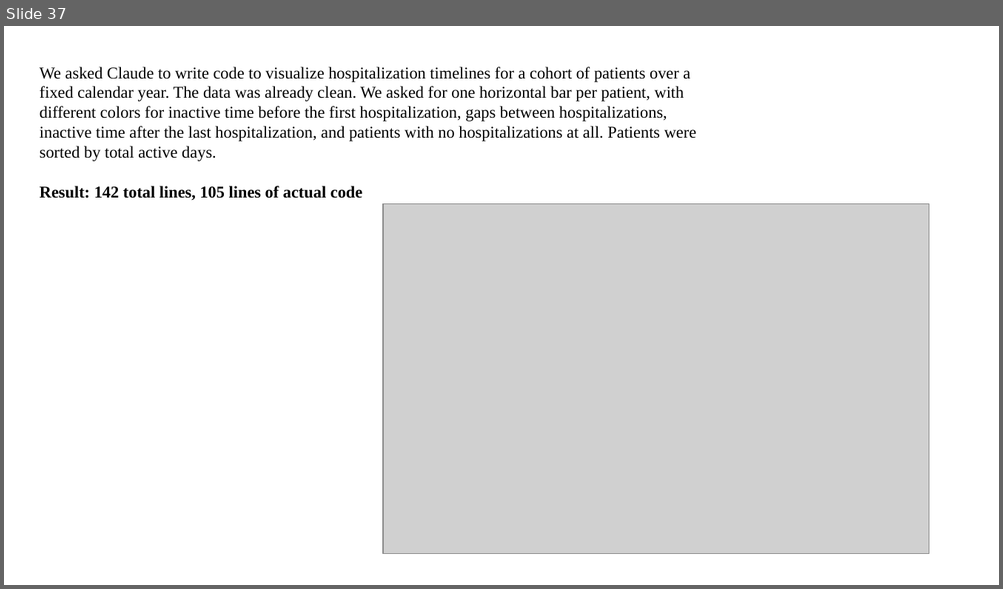
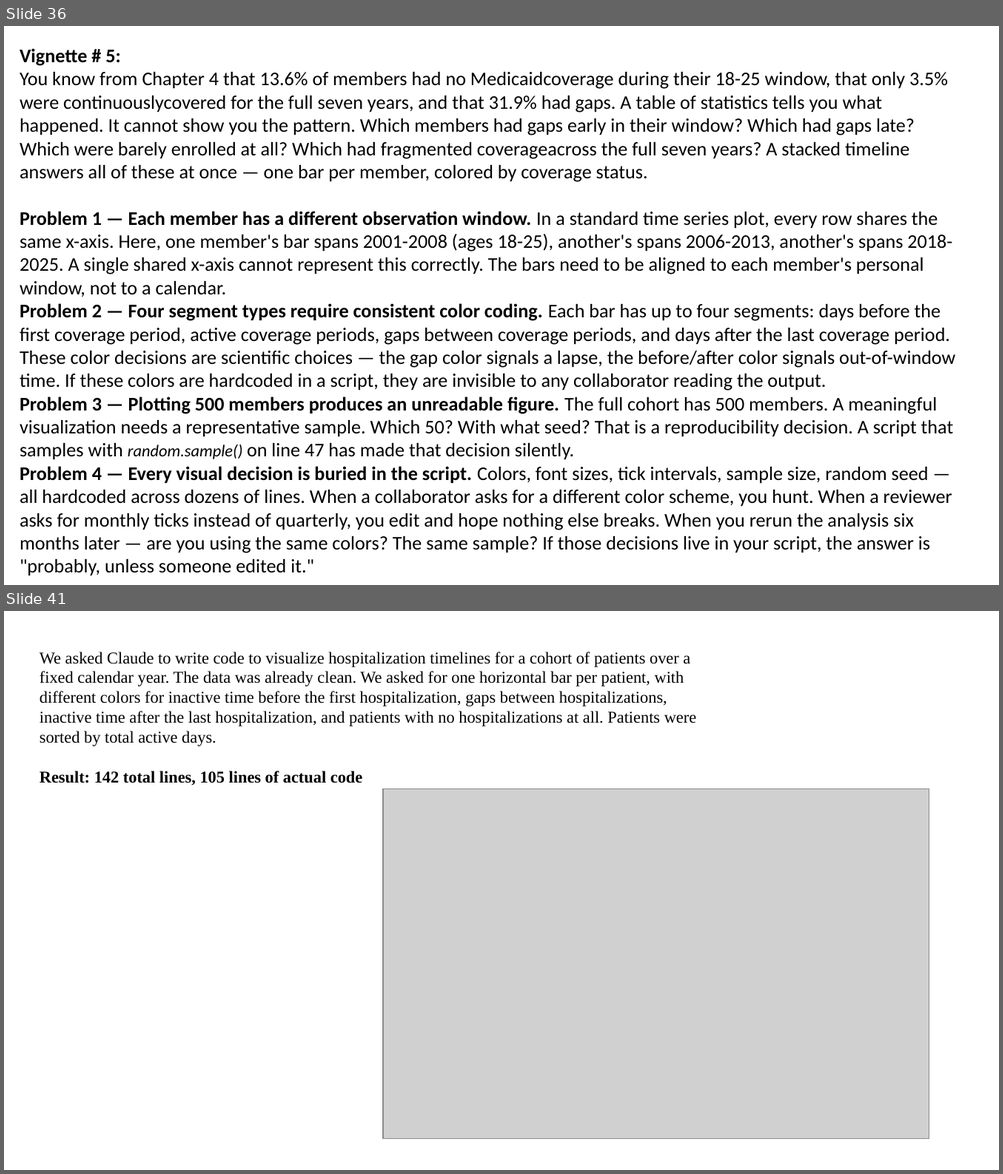
Before and after one commit to djarenas/eventus, a slide deck: docs/eventus_architecture.pptx. Shown one above the other, each under a label of ours: slide 37 before the commit, slides 36 and 41 after it; the slides between them are not shown. The pictures are 1003x589 and 1003x1174 pixels, drawn with LibreOffice and Linux fonts; fonts in the diff are those of the drawing; grey boxes stand for pictures. Boxes give left, top, right and bottom in pixels: in the first picture for what was removed or moved away, otherwise in the second. Text is boxed around its words. In the diff, an @@ line names an element or a change of style, - is before the commit and + after.

Commit message:
cohort_timeline changes

```diff
--- a/docs/eventus_architecture.pptx
+++ b/docs/eventus_architecture.pptx
@@ slide 36 added at <box>4,26,999,585</box>, background #FFFFFF @@
@@ text added at <box>20,48,955,577</box>, 14 pt, text #000000 @@
+Vignette # 5:
+You know from Chapter 4 that 13.6% of members had no Medicaidcoverage during their 18-25 window, that only 3.5% were continuouslycovered for the full seven years, and that 31.9% had gaps. A table of statistics tells you what happened. It cannot show you the pattern. Which members had gaps early in their window? Which had gaps late? Which were barely enrolled at all? Which had fragmented coverageacross the full seven years? A stacked timeline answers all of these at once — one bar per member, colored by coverage status.
+Problem 1 — Each member has a different observation window. In a standard time series plot, every row shares the same x-axis. Here, one member's bar spans 2001-2008 (ages 18-25), another's spans 2006-2013, another's spans 2018-2025. A single shared x-axis cannot represent this correctly. The bars need to be aligned to each member's personal window, not to a calendar.
+Problem 2 — Four segment types require consistent color coding. Each bar has up to four segments: days before the first coverage period, active coverage periods, gaps between coverage periods, and days after the last coverage period. These color decisions are scientific choices — the gap color signals a lapse, the before/after color signals out-of-window time. If these colors are hardcoded in a script, they are invisible to any collaborator reading the output.
+Problem 3 — Plotting 500 members produces an unreadable figure. The full cohort has 500 members. A meaningful visualization needs a representative sample. Which 50? With what seed? That is a reproducibility decision. A script that samples with random.sample() on line 47 has made that decision silently.
+Problem 4 — Every visual decision is buried in the script. Colors, font sizes, tick intervals, sample size, random seed — all hardcoded across dozens of lines. When a collaborator asks for a different color scheme, you hunt. When a reviewer asks for monthly ticks instead of quarterly, you edit and hope nothing else breaks. When you rerun the analysis six months later — are you using the same colors? The same sample? If those decisions live in your script, the answer is "probably, unless someone edited it."
@@ what was slide 37 is now slide 41 @@
```
Also in this commit, not shown: 1 slide changed, 7 other slides added, 9 slides removed, 11 other files.
